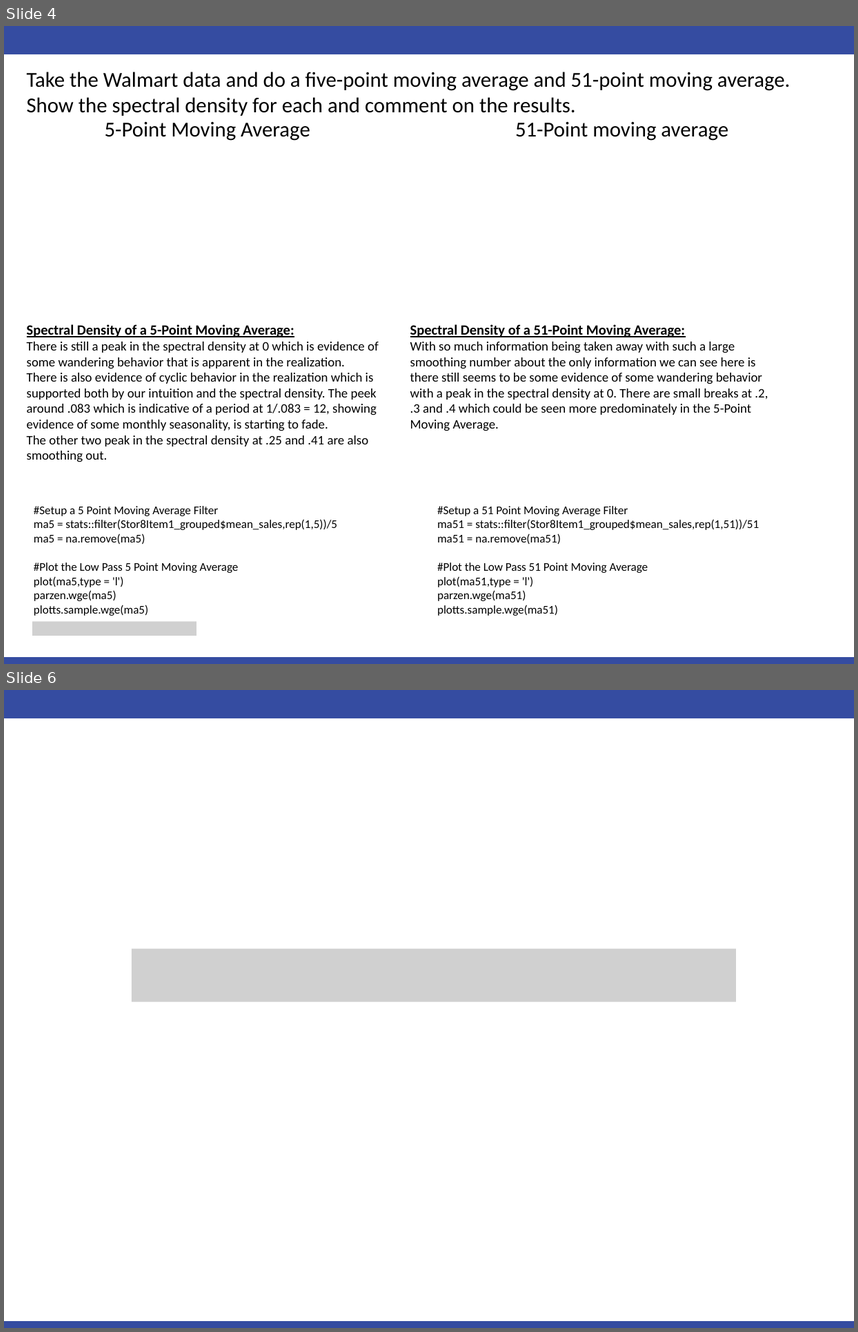
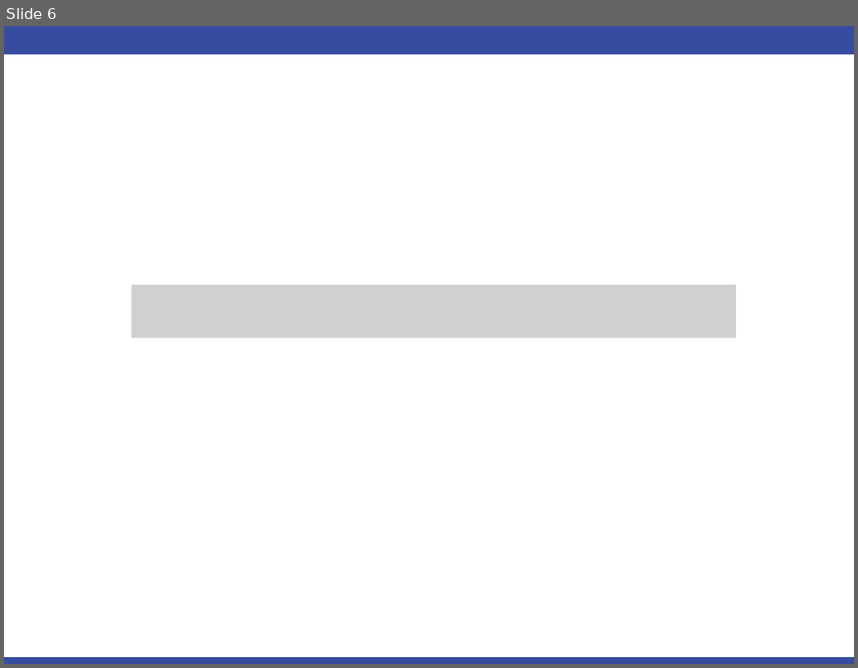
Before and after one commit to cmadding/MSDS6373, a slide deck: Unit04/Chad_Madding_Unit 4 For Live Session.pptx. Shown one above the other, each under a label of ours: slides 4 and 6 before the commit, slide 6 after it; the slides between them are not shown. The pictures are 858x1332 and 858x668 pixels, drawn with LibreOffice and Linux fonts; fonts in the diff are those of the drawing; grey boxes stand for pictures. Boxes give left, top, right and bottom in pixels: in the first picture for what was removed or moved away, otherwise in the second. Text is boxed around its words. In the diff, an @@ line names an element or a change of style, - is before the commit and + after.

```diff
--- a/Unit04/Chad_Madding_Unit 4 For Live Session.pptx
+++ b/Unit04/Chad_Madding_Unit 4 For Live Session.pptx
@@ slide 4 removed at (4,26,854,664), background #FFFFFF; not listed: 2 template elements that a slide beside it also shows @@
@@ text removed at (27,72,790,116) @@
-Take the Walmart data and do a five-point moving average and 51-point moving average. Show the spectral density for each and comment on the results.
@@ text removed at (105,122,310,141) @@
-5-Point Moving Average
@@ text removed at (515,122,728,141) @@
-51-Point moving average
@@ text removed at (27,324,379,462) @@
-Spectral Density of a 5-Point Moving Average:
-There is still a peak in the spectral density at 0 which is evidence of some wandering behavior that is apparent in the realization.
-There is also evidence of cyclic behavior in the realization which is supported both by our intuition and the spectral density. The peek around .083 which is indicative of a period at 1/.083 = 12, showing evidence of some monthly seasonality, is starting to fade.
-The other two peak in the spectral density at .25 and .41 are also smoothing out.
@@ text removed at (410,324,768,431) @@
-Spectral Density of a 51-Point Moving Average:
-With so much information being taken away with such a large smoothing number about the only information we can see here is there still seems to be some evidence of some wandering behavior with a peak in the spectral density at 0. There are small breaks at .2, .3 and .4 which could be seen more predominately in the 5-Point Moving Average.
@@ text removed at (34,506,337,615) @@
-#Setup a 5 Point Moving Average Filter
-ma5 = stats::filter(Stor8Item1_grouped$mean_sales,rep(1,5))/5
-ma5 = na.remove(ma5)
-#Plot the Low Pass 5 Point Moving Average
-plot(ma5,type = 'l')
-parzen.wge(ma5)
-plotts.sample.wge(ma5)
@@ text removed at (437,506,759,615) @@
-#Setup a 51 Point Moving Average Filter
-ma51 = stats::filter(Stor8Item1_grouped$mean_sales,rep(1,51))/51
-ma51 = na.remove(ma51)
-#Plot the Low Pass 51 Point Moving Average
-plot(ma51,type = 'l')
-parzen.wge(ma51)
-plotts.sample.wge(ma51)
@@ picture removed at (32,621,196,635) @@
```
Also in this commit, not shown: 2 slides changed, 2 slides added, 1 other slide removed, 8 other files.
